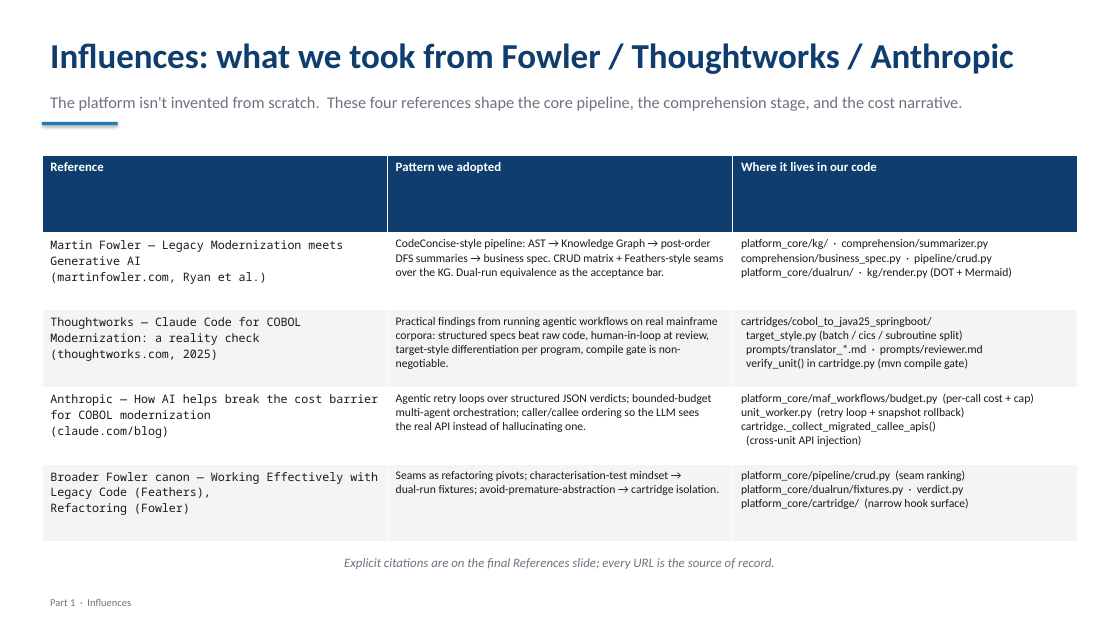
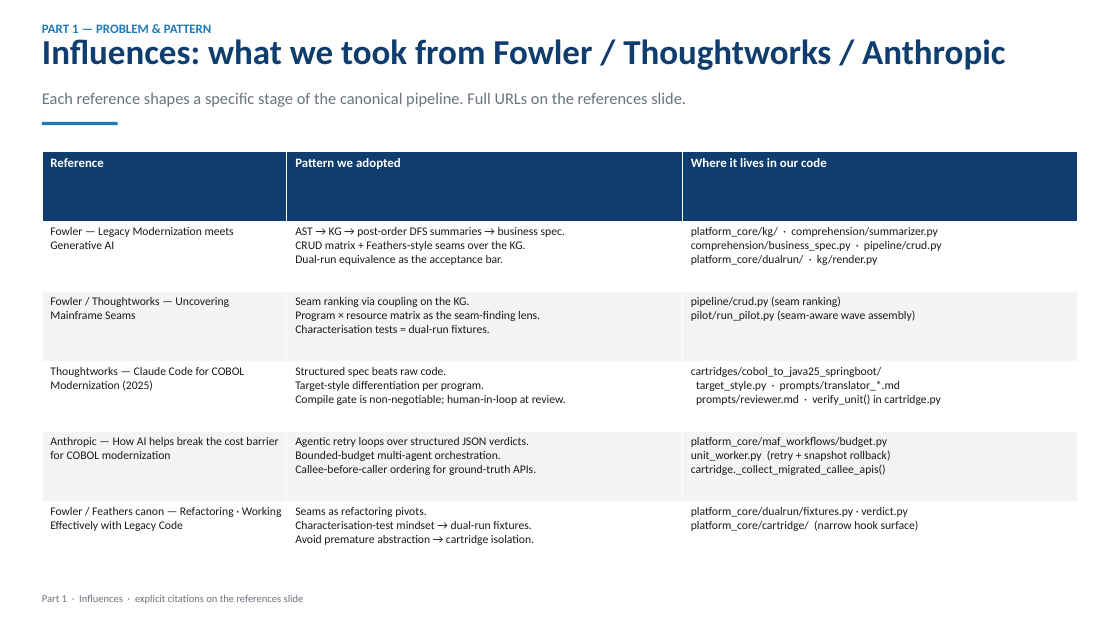
Before and after one commit to cwijayasundara/legacy_mod_maf_v2, a slide deck: slide 8 of docs/design_deck.pptx (slide 5 before the commit). Drawn at 1120x630 pixels with LibreOffice and Linux fonts; fonts in the diff are those of the drawing. Boxes give left, top, right and bottom in pixels: in the first picture for what was removed or moved away, otherwise in the second. Text is boxed around its words. In the diff, an @@ line names an element or a change of style, - is before the commit and + after.

```diff
--- a/docs/design_deck.pptx
+++ b/docs/design_deck.pptx
@@ text "Influences: what we took from ...": place and size @@
-text "Influences: what we took from ..." at <box>50,43,1014,74</box>
+text "Influences: what we took from ..." at <box>42,39,1005,70</box>
@@ text added at <box>42,24,212,33</box>, 11 pt, text #1E7AB8, bold @@
+PART 1 — PROBLEM & PATTERN
@@ text at <box>42,92,686,107</box>: text changed @@
-The platform isn't invented from scratch. These four references shape the core pipeline, the comprehension stage, and the cost narrative.
+Each reference shapes a specific stage of the canonical pipeline. Full URLs on the references slide.
@@ rectangle at <box>42,122,118,125</box>: shadow off @@
@@ table at <box>42,151,1079,571</box> @@
-row 2: Martin Fowler — Legacy Modernization meets Generative AI (martinfowler.com, Ryan et al.) | CodeConcise-style pipeline: AST → Knowledge Graph → post-order DFS summaries → business spec. CRUD matrix + Feathers-style seams over the KG. Dual-run equivalence as the acceptance bar. | platform_core/kg/ · comprehension/summarizer.py comprehension/business_spec.py · pipeline/crud.py platform_core/dualrun/ · kg/render.py (DOT + Mermaid)
-row 3: Thoughtworks — Claude Code for COBOL Modernization: a reality check (thoughtworks.com, 2025) | Practical findings from running agentic workflows on real mainframe corpora: structured specs beat raw code, human-in-loop at review, target-style differentiation per program, compile gate is non-negotiable. | cartridges/cobol_to_java25_springboot/ target_style.py (batch / cics / subroutine split) prompts/translator_*.md · prompts/reviewer.md verify_unit() in cartridge.py (mvn compile gate)
-row 4: Anthropic — How AI helps break the cost barrier for COBOL modernization (claude.com/blog) | Agentic retry loops over structured JSON verdicts; bounded-budget multi-agent orchestration; caller/callee ordering so the LLM sees the real API instead of hallucinating one. | platform_core/maf_workflows/budget.py (per-call cost + cap) unit_worker.py (retry loop + snapshot rollback) cartridge._collect_migrated_callee_apis() (cross-unit API injection)
-row 5: Broader Fowler canon — Working Effectively with Legacy Code (Feathers), Refactoring (Fowler) | Seams as refactoring pivots; characterisation-test mindset → dual-run fixtures; avoid-premature-abstraction → cartridge isolation. | platform_core/pipeline/crud.py (seam ranking) platform_core/dualrun/fixtures.py · verdict.py platform_core/cartridge/ (narrow hook surface)
+row 2: Fowler — Legacy Modernization meets Generative AI | AST → KG → post-order DFS summaries → business spec. CRUD matrix + Feathers-style seams over the KG. Dual-run equivalence as the acceptance bar. | platform_core/kg/ · comprehension/summarizer.py comprehension/business_spec.py · pipeline/crud.py platform_core/dualrun/ · kg/render.py
+row 3: Fowler / Thoughtworks — Uncovering Mainframe Seams | Seam ranking via coupling on the KG. Program × resource matrix as the seam-finding lens. Characterisation tests = dual-run fixtures. | pipeline/crud.py (seam ranking) pilot/run_pilot.py (seam-aware wave assembly)
+row 4: Thoughtworks — Claude Code for COBOL Modernization (2025) | Structured spec beats raw code. Target-style differentiation per program. Compile gate is non-negotiable; human-in-loop at review. | cartridges/cobol_to_java25_springboot/ target_style.py · prompts/translator_*.md prompts/reviewer.md · verify_unit() in cartridge.py
+row 5: Anthropic — How AI helps break the cost barrier for COBOL modernization | Agentic retry loops over structured JSON verdicts. Bounded-budget multi-agent orchestration. Callee-before-caller ordering for ground-truth APIs. | platform_core/maf_workflows/budget.py unit_worker.py (retry + snapshot rollback) cartridge._collect_migrated_callee_apis()
+row 6: Fowler / Feathers canon — Refactoring · Working Effectively with Legacy Code | Seams as refactoring pivots. Characterisation-test mindset → dual-run fixtures. Avoid premature abstraction → cartridge isolation. | platform_core/dualrun/fixtures.py · verdict.py platform_core/cartridge/ (narrow hook surface)
@@ table: place and size @@
-table at <box>42,155,1078,542</box>
+table at <box>42,151,1079,571</box>
@@ text removed at <box>344,558,775,569</box> @@
-Explicit citations are on the final References slide; every URL is the source of record.
@@ text at <box>42,595,304,604</box>: text changed @@
-Part 1 · Influences
+Part 1 · Influences · explicit citations on the references slide
```
Also in this commit, not shown: 27 other slides changed, 9 slides added, 3 slides removed, 1 other file.
